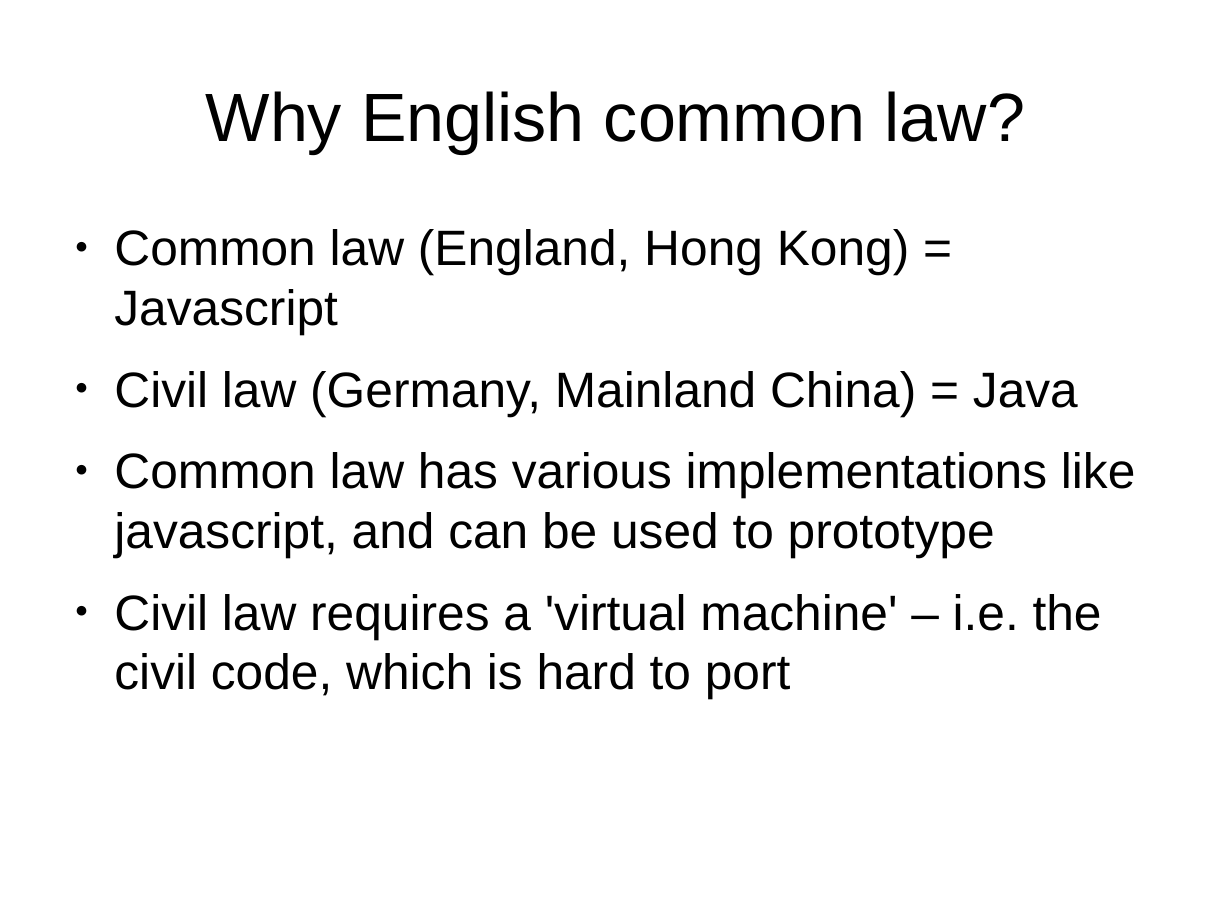
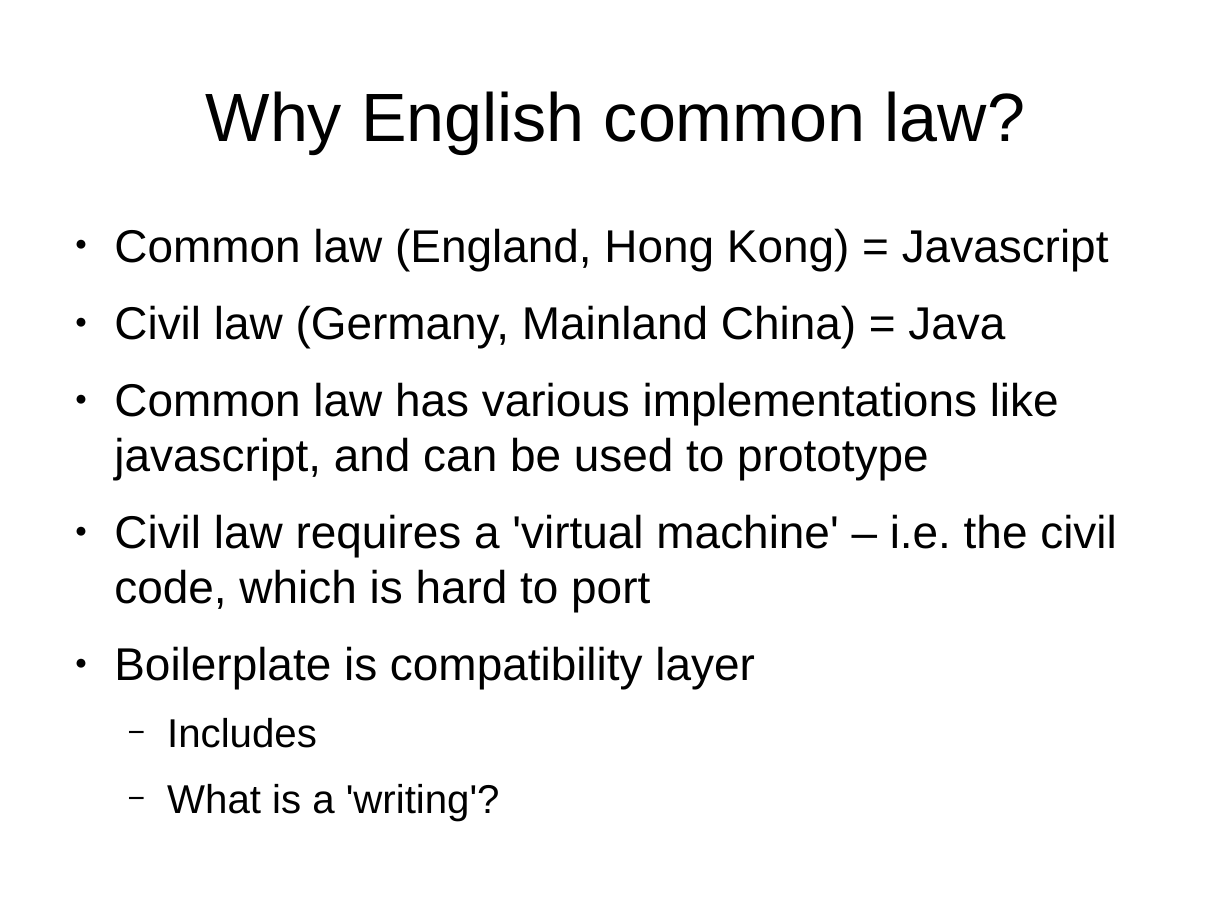
Before and after one commit to joequant/bitquant, a slide deck: slide 8 of pitchdecks/tech.odp. Drawn at 1232x924 pixels with LibreOffice and Linux fonts; fonts in the diff are those of the drawing. Boxes give left, top, right and bottom in pixels: in the first picture for what was removed or moved away, otherwise in the second. Text is boxed around its words. In the diff, an @@ line names an element or a change of style, - is before the commit and + after.

```diff
--- a/pitchdecks/tech.odp
+++ b/pitchdecks/tech.odp
@@ text at box(114, 228, 1117, 612): size 32 to 29.6 pt in "Common law (England, Hong Kong) = Javascript", "Civil law (Germany, Mainland China) = Java", "Common law has various implementations like javascript, ...", "Civil law requires a 'virtual machine' – ..." @@
@@ text at box(114, 646, 755, 748): paragraphs added @@
+● Boilerplate is compatibility layer
+  − Includes
+  − What is a 'writing'?
```
Also in this commit, not shown: 1 other slide changed, 1 other file.
